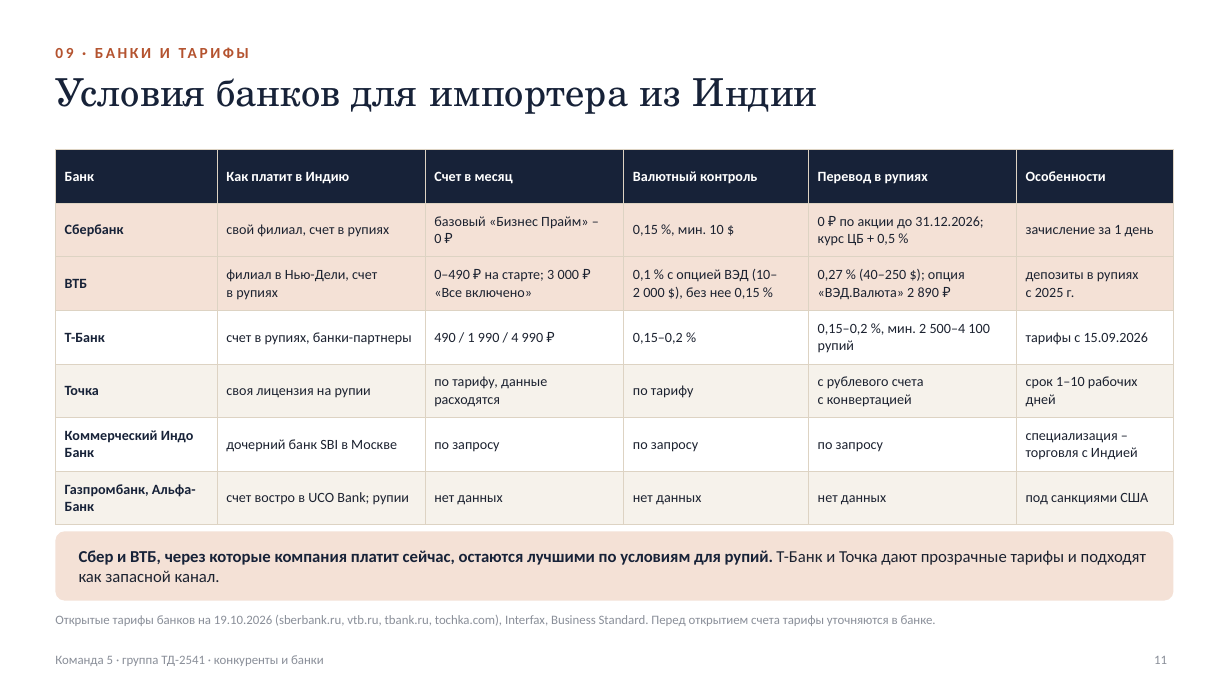
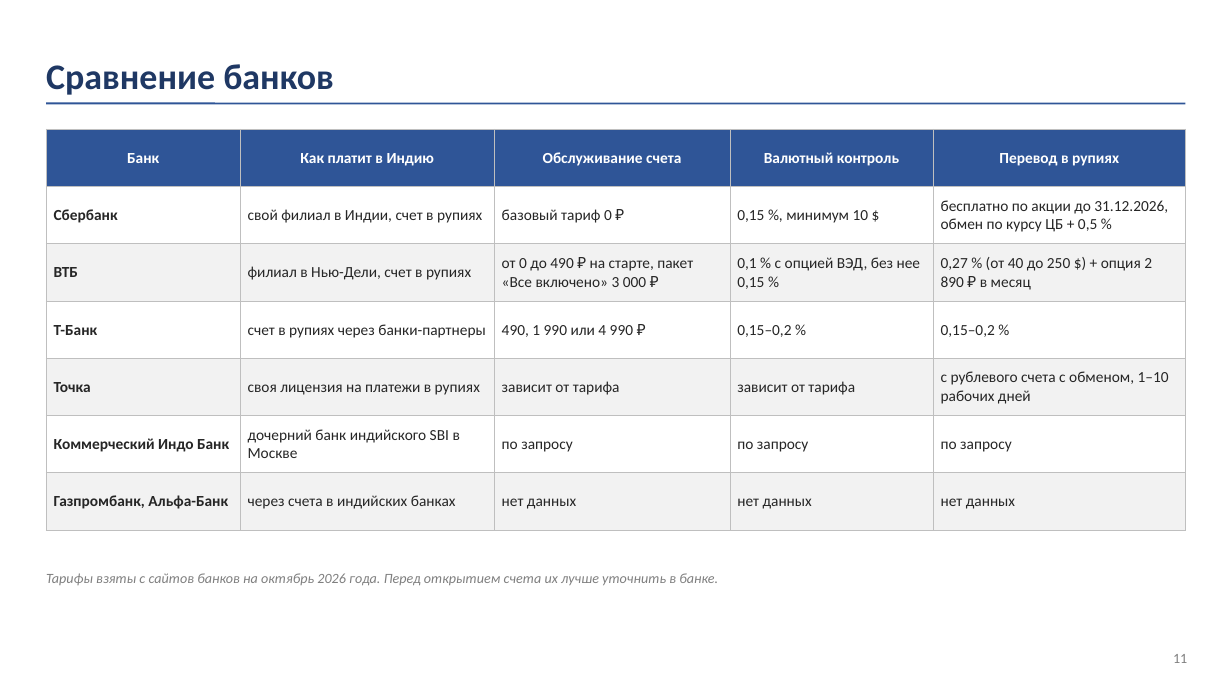
Before and after one commit to caesart966-web/first_reposirtory, a slide deck: slide 11 of komanda-5/19.10_конкуренты_и_банки/Команда_5_конкуренты_и_банки_презентация.pptx. Drawn at 1232x693 pixels with LibreOffice and Linux fonts; fonts in the diff are those of the drawing. Boxes give left, top, right and bottom in pixels: in the first picture for what was removed or moved away, otherwise in the second. Text is boxed around its words. In the diff, an @@ line names an element or a change of style, - is before the commit and + after.

```diff
--- a/komanda-5/19.10_конкуренты_и_банки/Команда_5_конкуренты_и_банки_презентация.pptx
+++ b/komanda-5/19.10_конкуренты_и_банки/Команда_5_конкуренты_и_банки_презентация.pptx
@@ text removed at bbox=[141, 48, 151, 58] @@
-09 · БАНКИ И ТАРИФЫ
@@ text added at bbox=[46, 64, 334, 95], 28 pt, text #1F3864, bold @@
+Сравнение банков
@@ title removed at bbox=[55, 78, 818, 114] @@
-Условия банков для импортера из Индии
@@ line added from (46, 104) to (1186, 104), #2F5597 1.5 pt @@
@@ table at bbox=[46, 129, 1186, 513] @@
-column 2: Как платит в Индию | свой филиал, счет в рупиях | филиал в Нью-Дели, счет в рупиях | счет в рупиях, банки-партнеры | своя лицензия на рупии | дочерний банк SBI в Москве | счет востро в UCO Bank; рупии
-column 3: Счет в месяц | базовый «Бизнес Прайм» – 0 ₽ | 0–490 ₽ на старте; 3 000 ₽ «Все включено» | 490 / 1 990 / 4 990 ₽ | по тарифу, данные расходятся | по запросу | нет данных
-column 4: Валютный контроль | 0,15 %, мин. 10 $ | 0,1 % с опцией ВЭД (10–2 000 $), без нее 0,15 % | 0,15–0,2 % | по тарифу | по запросу | нет данных
-column 5: Перевод в рупиях | 0 ₽ по акции до 31.12.2026; курс ЦБ + 0,5 % | 0,27 % (40–250 $); опция «ВЭД.Валюта» 2 890 ₽ | 0,15–0,2 %, мин. 2 500–4 100 рупий | с рублевого счета с конвертацией | по запросу | нет данных
-column 6: Особенности | зачисление за 1 день | депозиты в рупиях с 2025 г. | тарифы с 15.09.2026 | срок 1–10 рабочих дней | специализация – торговля с Индией | под санкциями США
+column 2: Как платит в Индию | свой филиал в Индии, счет в рупиях | филиал в Нью-Дели, счет в рупиях | счет в рупиях через банки-партнеры | своя лицензия на платежи в рупиях | дочерний банк индийского SBI в Москве | через счета в индийских банках
+column 3: Обслуживание счета | базовый тариф 0 ₽ | от 0 до 490 ₽ на старте, пакет «Все включено» 3 000 ₽ | 490, 1 990 или 4 990 ₽ | зависит от тарифа | по запросу | нет данных
+column 4: Валютный контроль | 0,15 %, минимум 10 $ | 0,1 % с опцией ВЭД, без нее 0,15 % | 0,15–0,2 % | зависит от тарифа | по запросу | нет данных
+column 5: Перевод в рупиях | бесплатно по акции до 31.12.2026, обмен по курсу ЦБ + 0,5 % | 0,27 % (от 40 до 250 $) + опция 2 890 ₽ в месяц | 0,15–0,2 % | с рублевого счета с обменом, 1–10 рабочих дней | по запросу | нет данных
@@ table: place and size @@
-table at bbox=[55, 150, 1174, 515]
+table at bbox=[46, 129, 1186, 513]
@@ rounded rectangle removed at bbox=[55, 531, 1174, 601] @@
@@ text removed at bbox=[79, 550, 1146, 582] @@
-Сбер и ВТБ, через которые компания платит сейчас, остаются лучшими по условиям для рупий. Т-Банк и Точка дают прозрачные тарифы и подходят как запасной канал.
@@ text at bbox=[46, 573, 718, 585]: text changed; size 10 to 11 pt; text colour #8A8F99 to #7F7F7F; italic on @@
-Открытые тарифы банков на 19.10.2026 (sberbank.ru, vtb.ru, tbank.ru, tochka.com), Interfax, Business Standard. Перед открытием счета тарифы уточняются в банке.
+Тарифы взяты с сайтов банков на октябрь 2026 года. Перед открытием счета их лучше уточнить в банке.
@@ text removed at bbox=[55, 655, 324, 666] @@
-Команда 5 · группа ТД-2541 · конкуренты и банки
@@ page number: place and size @@
-page number at bbox=[1154, 656, 1167, 664]
+page number at bbox=[1173, 654, 1187, 663]
@@ page number at bbox=[1173, 654, 1187, 663]: size 10 to 11 pt, text colour #8A8F99 to #7F7F7F @@
```
Also in this commit, not shown: 3 other slides changed, 12 slides added, 10 slides removed, 2 other files.
